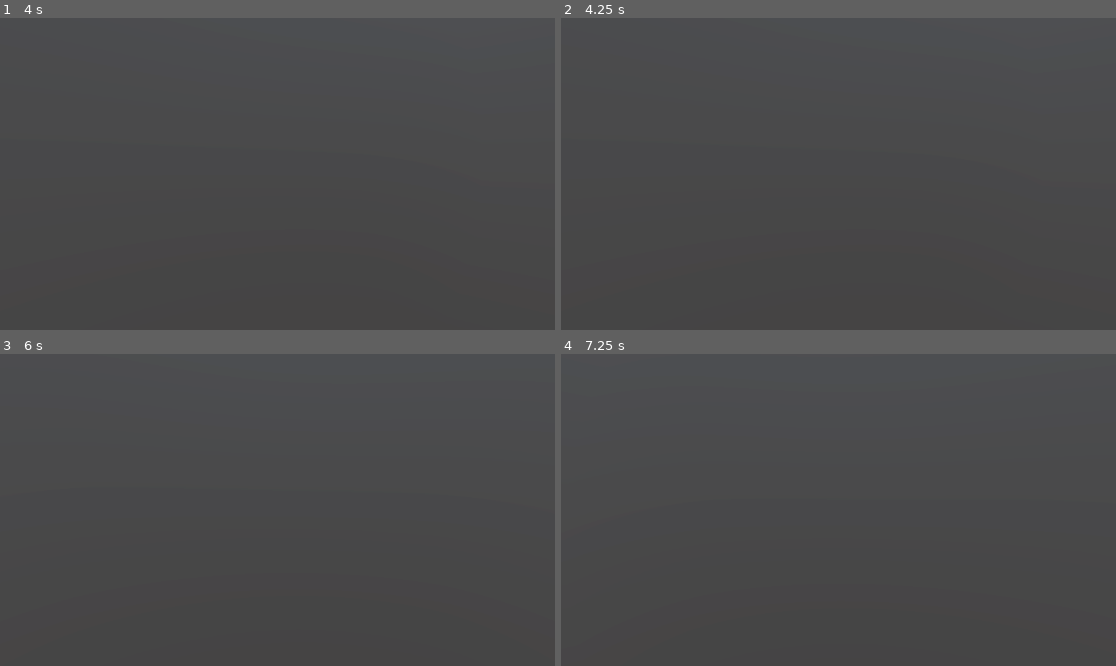
Above: before the commit, frames 1-4 (two rows, left to right).
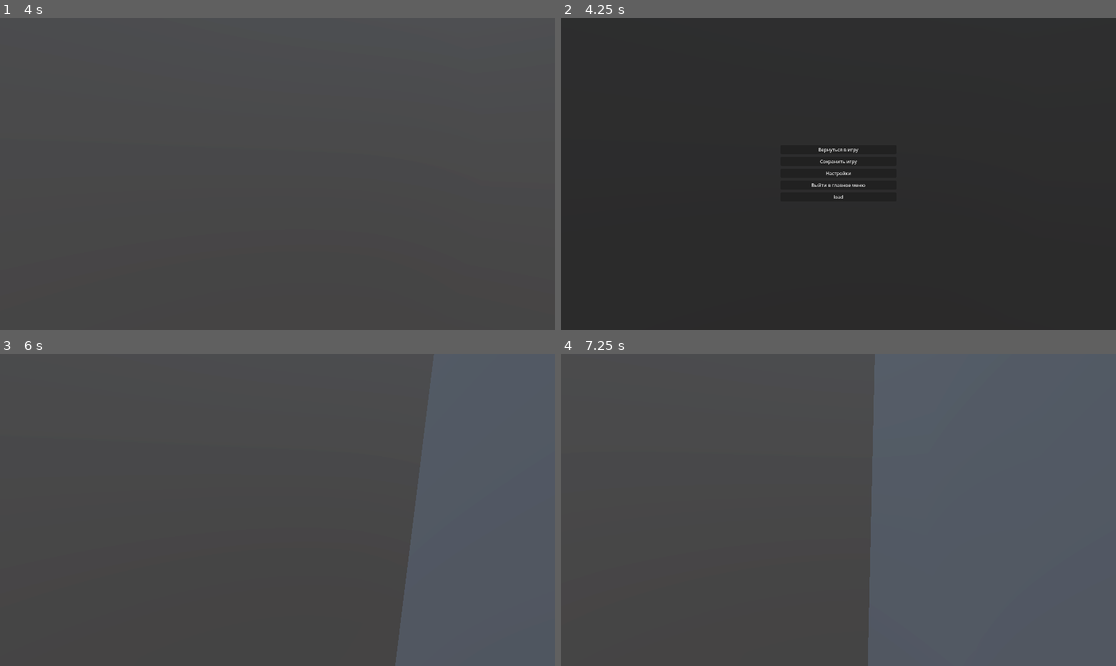
Above: after the commit, the same moments.

Repository: UneGod/mind-shell
Game: Godot game, scene res://scenes/mainscene.tscn
Same seed, same stepped clock (60 frames per second), same inputs: the game is played once before the commit and once after it. This scene is started directly instead of the project's main scene.
Inputs (mouse positions are in pixels of both pictures, inside the frame that each line leads up to):
- Up to frame 1 (4 s): move the mouse to (305, 174) at 0.52 s; hold W (up) from 0.53 s (still down); tap E (interact) at 0.6, 1.55, 2.1, 2.85, 3.8 s; tap Space (jump) at 0.77, 1.52, 3.02, 3.5, 3.77 s; move the mouse to (249, 174) at 1.27 s; tap T (darktheme) at 1.35, 3.6 s; move the mouse to (288, 167) at 2.02 s; tap Enter at 2.75 s; move the mouse to (271, 180) at 2.77 s; move the mouse to (316, 177) at 3.52 s
- Up to frame 2 (4.25 s): keep holding W (up); tap Escape (menu, bound only after the commit) at 4.15 s
- Up to frame 3 (6 s): release W (up) at 4.25 s; click (277, 485) at 4.25 s, where only the run after the commit has a clickable "Вернуться в игру"; tap Enter at 5 s; move the mouse to (233, 506) at 5.02 s; hold W (up) from 5.03 s (still down); tap E (interact) at 5.1, 5.85 s; tap Space (jump) at 5.27, 5.75 s; move the mouse to (283, 510) at 5.77 s
- Up to frame 4 (7.25 s): tap Enter at 6.5 s; move the mouse to (816, 503) at 6.52 s; release W (up) at 6.53 s; hold D (right) from 6.53 s (still down); tap T (darktheme) at 6.6 s; tap Space (jump) at 6.77 s; tap E (interact) at 6.8 s

Frame 1 is identical in both runs. In frame 2, 100% of the frame differs, in the area x 0-100%, y 0-100%; in frame 3, 14%; in frame 4, 31%.

Commit message:
added saving

Diff:
--- a/project.godot
+++ b/project.godot
@@ -20,6 +20,10 @@
 window/size/viewport_width=1920
 window/size/viewport_height=1080
 window/size/mode=3
+
+[global_group]
+
+Persist=""
 
 [input]
 
@@ -73,3 +77,8 @@
 "events": [Object(InputEventKey,"resource_local_to_scene":false,"resource_name":"","device":-1,"window_id":0,"alt_press …(189 unchanged characters)…
 ]
 }
+menu={
+"deadzone": 0.2,
+"events": [Object(InputEventKey,"resource_local_to_scene":false,"resource_name":"","device":-1,"window_id":0,"alt_pressed":false,"shift_pressed":false,"ctrl_pressed":false,"meta_pressed":false,"pressed":false,"keycode":0,"physical_keycode":4194305,"key_label":0,"unicode":0,"location":0,"echo":false,"script":null)
+]
+}
--- a/scenes/mainscene.tscn
+++ b/scenes/mainscene.tscn
@@ -15,6 +15,8 @@
 [ext_resource type="ArrayMesh" uid="uid://copsv2qe5jaun" path="res://models/IP_sticker.obj" id="13_l58e3"]
 [ext_resource type="PackedScene" uid="uid://b0153fepnojmf" path="res://scenes/gamewireshark.tscn" id="14_l58e3"]
 [ext_resource type="Texture2D" uid="uid://di48mjb8djy7k" path="res://models/textures/IP_sticker_remastur.png" id="14_lj14v"]
+[ext_resource type="PackedScene" uid="uid://ctpq5xj82v1es" path="res://scenes/menu.tscn" id="16_owwh3"]
+[ext_resource type="Script" uid="uid://bq5yvuj1addc5" path="res://scripts/menuscript.gd" id="17_lj14v"]
 
 [sub_resource type="ProceduralSkyMaterial" id="ProceduralSkyMaterial_nshjd"]
 sky_horizon_color = Color(0.662243, 0.671743, 0.686743, 1)
@@ -138,7 +140,7 @@
 material_override = SubResource("StandardMaterial3D_bw6rn")
 mesh = ExtResource("5_jifap")
 
-[node name="CharacterBody3D" parent="." groups=["Player"] instance=ExtResource("6_nshjd")]
+[node name="CharacterBody3D" parent="." groups=["Persist", "Player"] instance=ExtResource("6_nshjd")]
 transform = Transform3D(-4.37114e-08, 0, 1, 0, 1, 0, -1, 0, -4.37114e-08, -4.37265, 0.853797, -18.5449)
 metadata/ingame = false
 
@@ -196,6 +198,10 @@
 transform = Transform3D(1, 0, 0, 0, 1, 0, 0, 0, 0.10365, -3.37308, 1.22514, -15.3345)
 mesh = SubResource("BoxMesh_hvbcb")
 
+[node name="Menu" parent="." instance=ExtResource("16_owwh3")]
+visible = false
+script = ExtResource("17_lj14v")
+
 [connection signal="body_entered" from="gamepctrig" to="gamepctrig" method="_on_body_entered"]
 [connection signal="body_exited" from="gamepctrig" to="gamepctrig" method="_on_body_exited"]
 [connection signal="body_entered" from="gamewiretrig2" to="gamewiretrig2" method="_on_body_entered"]
--- /dev/null
+++ b/scenes/menu.tscn
@@ -0,0 +1,62 @@
+[gd_scene format=3 uid="uid://ctpq5xj82v1es"]
+
+[node name="Menu" type="Control"]
+layout_mode = 3
+anchors_preset = 15
+anchor_right = 1.0
+anchor_bottom = 1.0
+grow_horizontal = 2
+grow_vertical = 2
+
+[node name="Panel" type="Panel" parent="."]
+layout_mode = 1
+anchors_preset = 15
+anchor_right = 1.0
+anchor_bottom = 1.0
+grow_horizontal = 2
+grow_vertical = 2
+
+[node name="VBoxContainer" type="VBoxContainer" parent="Panel"]
+layout_mode = 1
+anchors_preset = 8
+anchor_left = 0.5
+anchor_top = 0.5
+anchor_right = 0.5
+anchor_bottom = 0.5
+offset_left = -200.0
+offset_top = -100.0
+offset_right = 200.0
+offset_bottom = 100.0
+grow_horizontal = 2
+grow_vertical = 2
+theme_override_constants/separation = 10
+
+[node name="Button" type="Button" parent="Panel/VBoxContainer"]
+custom_minimum_size = Vector2(100, 30)
+layout_mode = 2
+size_flags_vertical = 4
+text = "Вернуться в игру"
+
+[node name="Button2" type="Button" parent="Panel/VBoxContainer"]
+custom_minimum_size = Vector2(100, 30)
+layout_mode = 2
+size_flags_vertical = 4
+text = "Сохранить игру"
+
+[node name="Button3" type="Button" parent="Panel/VBoxContainer"]
+custom_minimum_size = Vector2(0, 30)
+layout_mode = 2
+text = "Настройки"
+
+[node name="Button4" type="Button" parent="Panel/VBoxContainer"]
+custom_minimum_size = Vector2(0, 30)
+layout_mode = 2
+text = "Выйти в главное меню"
+
+[node name="Button5" type="Button" parent="Panel/VBoxContainer"]
+layout_mode = 2
+text = "load"
+
+[connection signal="pressed" from="Panel/VBoxContainer/Button" to="." method="_on_button_pressed"]
+[connection signal="pressed" from="Panel/VBoxContainer/Button2" to="." method="_on_button_2_pressed"]
+[connection signal="pressed" from="Panel/VBoxContainer/Button5" to="." method="_on_button_5_pressed"]
--- a/scripts/mainscene.gd
+++ b/scripts/mainscene.gd
@@ -1,6 +1,8 @@
 extends Node3D
 
 @onready var dark = $DirectionalLight3D
+@onready var menu = $Menu
+@onready var pl = $CharacterBody3D
 
 func _ready() -> void:
 	Input.mouse_mode = Input.MOUSE_MODE_CAPTURED
@@ -12,3 +14,6 @@
 		dark.light_color = Color(1, 1, 1)
 	if Input.is_action_just_pressed("leavegame"):
 		get_tree().quit()
+	if Input.is_action_just_pressed("menu"):
+		Input.mouse_mode = Input.MOUSE_MODE_VISIBLE
+		menu.show()
--- /dev/null
+++ b/scripts/menuscript.gd
@@ -0,0 +1,82 @@
+extends Node
+
+@onready var menu = $"."
+
+func save():
+	var save_dict = {
+		"filename" : get_scene_file_path(),
+		"parent" : get_parent().get_path(),
+	}
+	return save_dict
+
+func save_game():
+	var save_file = FileAccess.open("./saves/savegame.asd", FileAccess.WRITE)
+	var save_nodes = get_tree().get_nodes_in_group("Persist")
+	for node in save_nodes:
+		if node.scene_file_path.is_empty():
+			print("persistent node '%s' is not an instanced scene, skipped" % node.name)
+			continue
+
+		if !node.has_method("save"):
+			print("persistent node '%s' is missing a save() function, skipped" % node.name)
+			continue
+		var node_data = node.call("save")
+
+		var json_string = JSON.stringify(node_data)
+
+		save_file.store_line(json_string)
+
+# Note: This can be called from anywhere inside the tree. This function
+# is path independent.
+func load_game():
+	if not FileAccess.file_exists("./saves/savegame.asd"):
+		return # Error! We don't have a save to load.
+
+	# We need to revert the game state so we're not cloning objects
+	# during loading. This will vary wildly depending on the needs of a
+	# project, so take care with this step.
+	# For our example, we will accomplish this by deleting saveable objects.
+	var save_nodes = get_tree().get_nodes_in_group("Persist")
+	for i in save_nodes:
+		i.queue_free()
+
+	# Load the file line by line and process that dictionary to restore
+	# the object it represents.
+	var save_file = FileAccess.open("./saves/savegame.asd", FileAccess.READ)
+	while save_file.get_position() < save_file.get_length():
+		var json_string = save_file.get_line()
+
+		# Creates the helper class to interact with JSON.
+		var json = JSON.new()
+
+		# Check if there is any error while parsing the JSON string, skip in case of failure.
+		var parse_result = json.parse(json_string)
+		if not parse_result == OK:
+			print("JSON Parse Error: ", json.get_error_message(), " in ", json_string, " at line ", json.get_error_line())
+			continue
+
+		# Get the data from the JSON object.
+		var node_data = json.data
+
+		# Firstly, we need to create the object and add it to the tree and set its position.
+		var new_object = load(node_data["filename"]).instantiate()
+		get_node(node_data["parent"]).add_child(new_object)
+		new_object.position = Vector3(node_data["pos_x"], node_data["pos_y"], node_data["pos_z"])
+
+		# Now we set the remaining variables.
+		for i in node_data.keys():
+			if i == "filename" or i == "parent" or i == "pos_x" or i == "pos_y" or i == "pos_z":
+				continue
+			new_object.set(i, node_data[i])
+
+
+func _on_button_pressed() -> void:
+	Input.mouse_mode = Input.MOUSE_MODE_CAPTURED
+	menu.hide()
+
+func _on_button_2_pressed() -> void:
+	save_game()
+
+
+func _on_button_5_pressed() -> void:
+	load_game()
--- a/scripts/player.gd
+++ b/scripts/player.gd
@@ -6,7 +6,19 @@
 const JUMP_VELOCITY = 4.5
 var isInteract = false
 
+func _ready() -> void:
+	self.set_meta("ingame", false)
 
+func save():
+	var save_dict = {
+		"filename" : get_scene_file_path(),
+		"parent" : get_parent().get_path(),
+		"pos_x": position.x,
+		"pos_y": position.y,
+		"pos_z": position.z,
+		"ingame": get_meta("ingame")
+	}
+	return save_dict
 
 func _unhandled_input(event: InputEvent) -> void:
 	if event is InputEventMouseMotion:
Not shown: 1 places in scenes/mainscene.tscn that only renumber resources
Not shown, added: scripts/menuscript.gd.uid
Not shown, added: saves/savegame.asd
